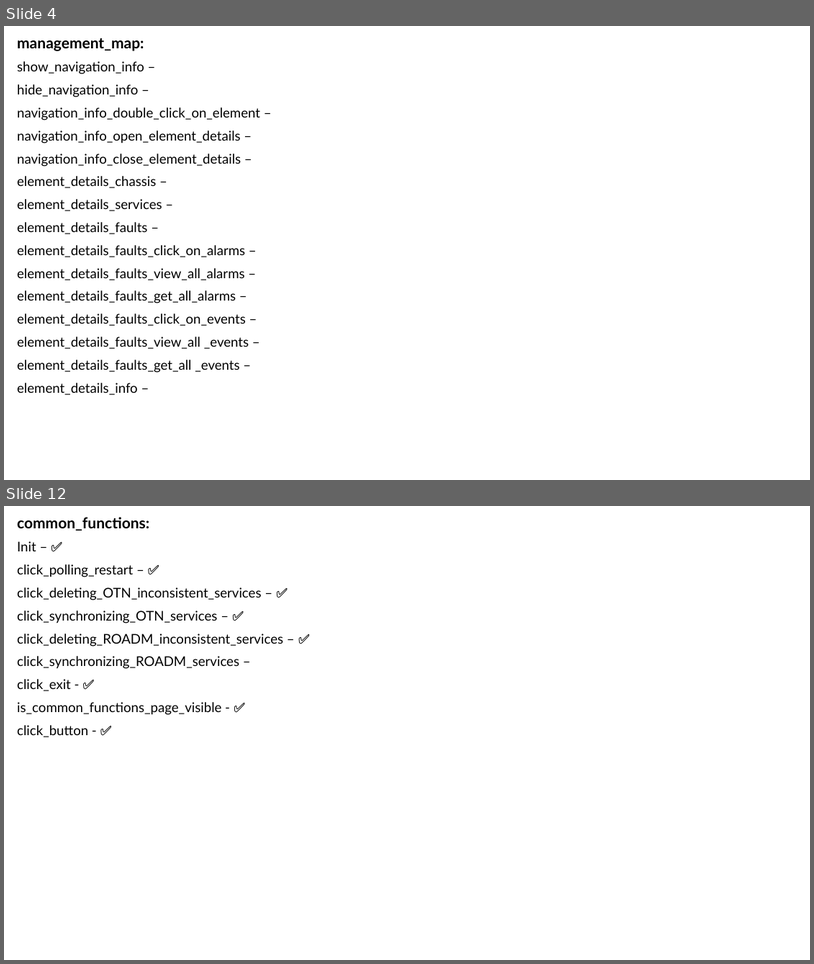
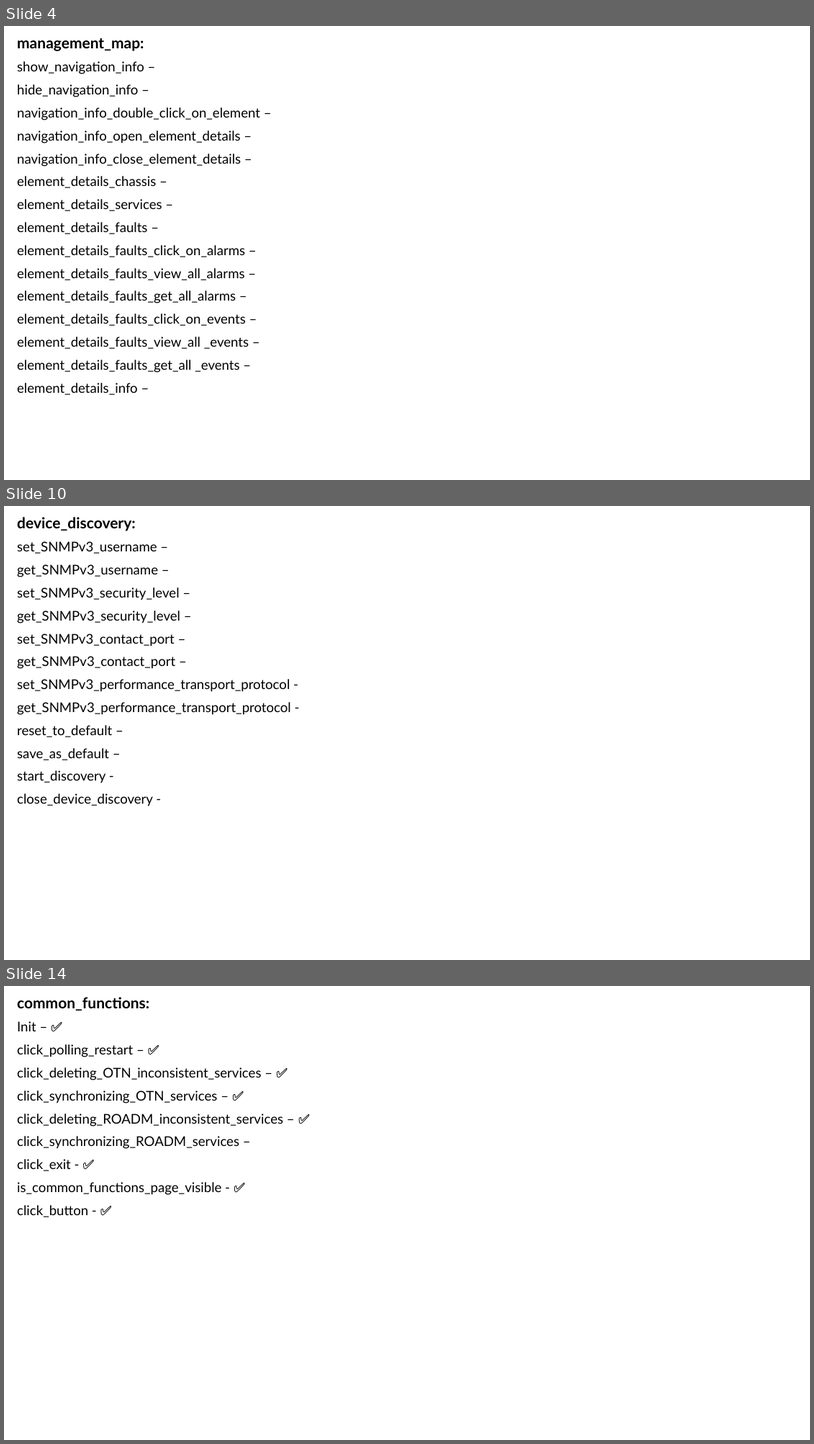
Before and after one commit to Yuval10Dahan/LightWatch_WEB, a slide deck: Docs/Progress_Check_Box.pptx. Shown one above the other, each under a label of ours: slides 4 and 12 before the commit, slides 4, 10 and 14 after it; the slides between them are not shown. The pictures are 814x964 and 814x1444 pixels, drawn with LibreOffice and Linux fonts; fonts in the diff are those of the drawing. Boxes give left, top, right and bottom in pixels: in the first picture for what was removed or moved away, otherwise in the second. Text is boxed around its words. In the diff, an @@ line names an element or a change of style, - is before the commit and + after.

```diff
--- a/Docs/Progress_Check_Box.pptx
+++ b/Docs/Progress_Check_Box.pptx
@@ slide 10 added at <box>4,506,810,960</box>, background #FFFFFF @@
@@ subtitle added at <box>17,517,291,806</box>, 16 pt, text #000000 @@
+device_discovery:
+set_SNMPv3_username –
+get_SNMPv3_username –
+set_SNMPv3_security_level –
+get_SNMPv3_security_level –
+set_SNMPv3_contact_port –
+get_SNMPv3_contact_port –
+set_SNMPv3_performance_transport_protocol -
+get_SNMPv3_performance_transport_protocol -
+reset_to_default –
+save_as_default –
+start_discovery -
+close_device_discovery -
@@ what was slide 12 is now slide 14 @@
```
Also in this commit, not shown: 8 slides changed, 2 other slides added, 14 other files.
